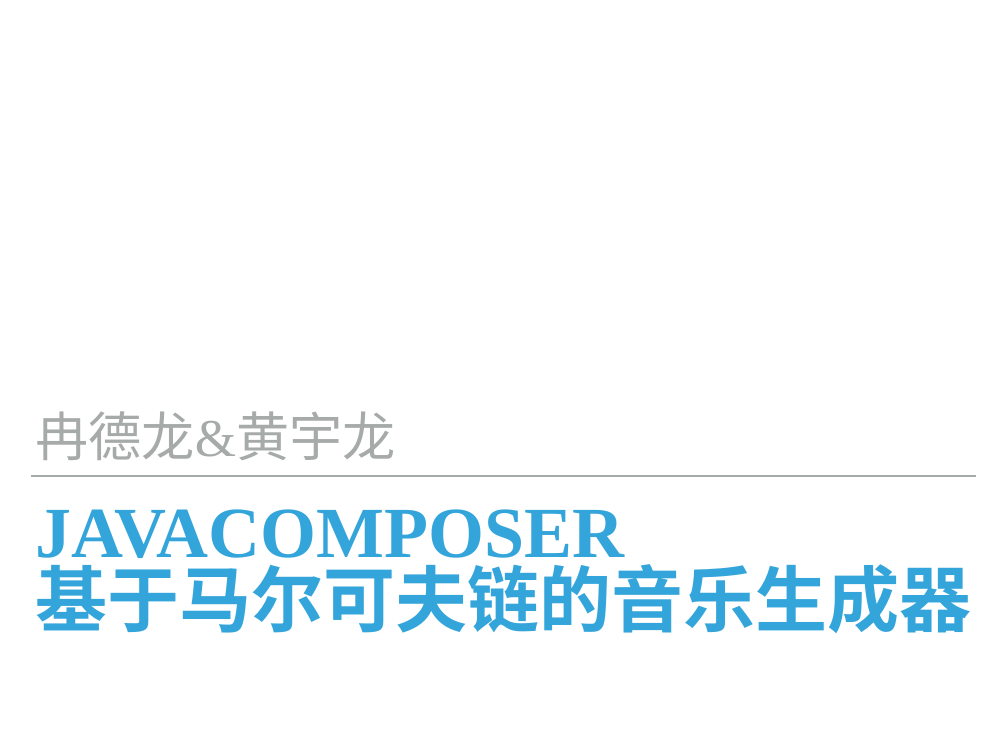
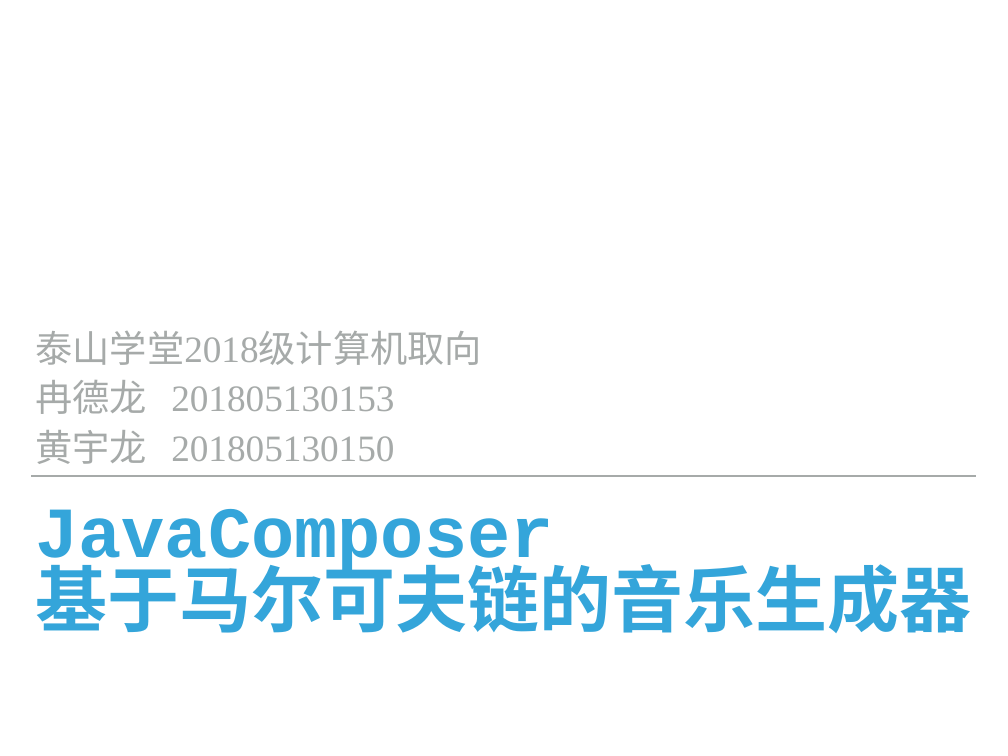
Before and after one commit to eggry/JavaComposer, a slide deck: slide 1 of 立项ppt/report.pptx. Drawn at 1008x756 pixels with LibreOffice and Linux fonts; fonts in the diff are those of the drawing. Boxes give left, top, right and bottom in pixels: in the first picture for what was removed or moved away, otherwise in the second. Text is boxed around its words. In the diff, an @@ line names an element or a change of style, - is before the commit and + after.

```diff
--- a/立项ppt/report.pptx
+++ b/立项ppt/report.pptx
@@ text at [35, 331, 482, 464]: text changed; size 54 to 37.8 pt @@
-冉德龙&黄宇龙
+泰山学堂2018级计算机取向
+冉德龙 201805130153
+黄宇龙 201805130150
@@ title at [35, 509, 971, 633]: text changed @@
-JAVACOMPOSER
-基于马尔可夫链的音乐生成器
+JavaComposer
+基于马尔可夫链的音乐生成器
```
Also in this commit, not shown: 1 other slide changed, 41 other files.
